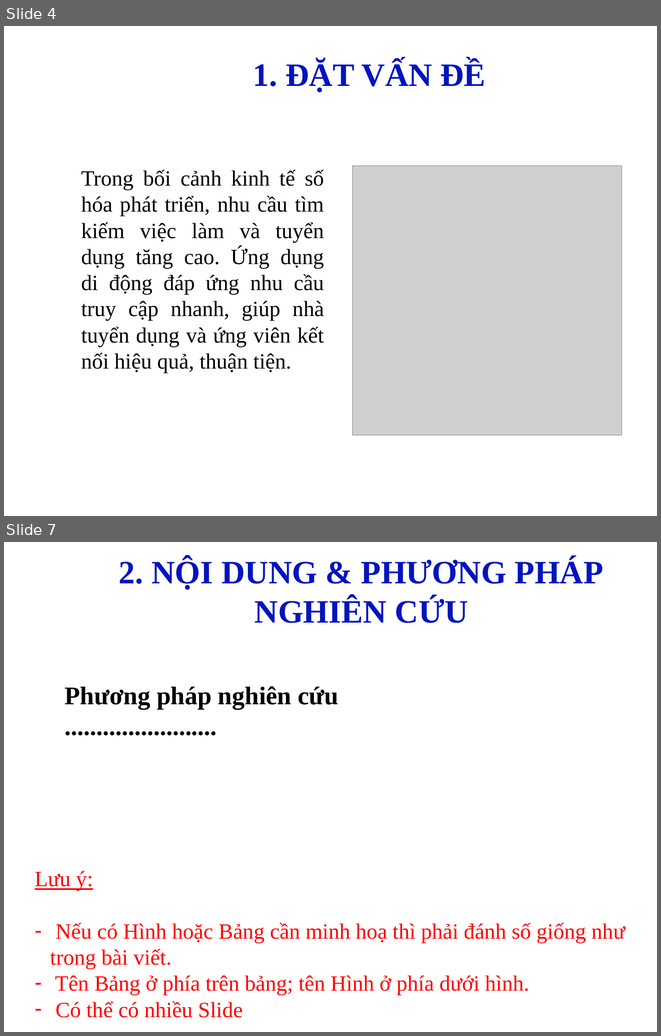
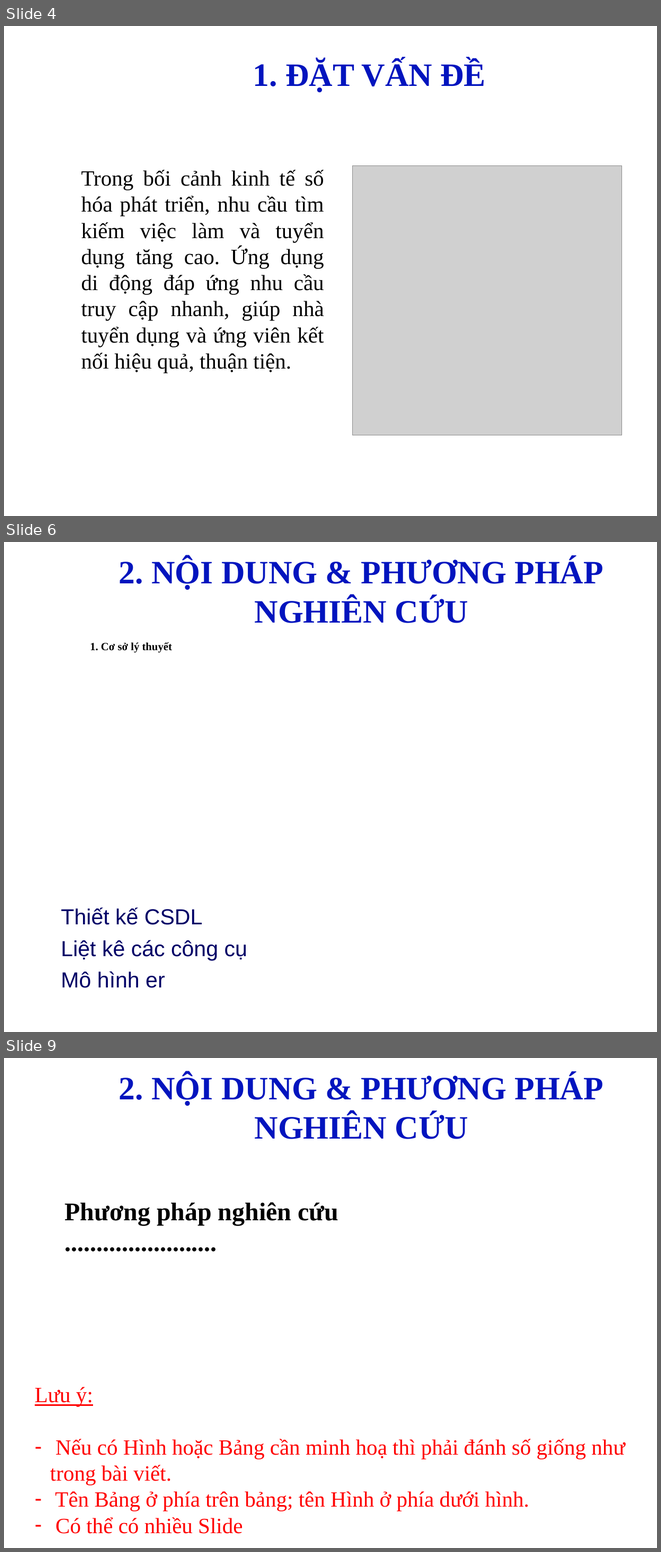
Before and after one commit to LePhuocLoi4850/luan-van, a slide deck: [MAU] Slide bao cao_LVTN.ppt. Shown one above the other, each under a label of ours: slides 4 and 7 before the commit, slides 4, 6 and 9 after it; the slides between them are not shown. The pictures are 661x1036 and 661x1552 pixels, drawn with LibreOffice and Linux fonts; fonts in the diff are those of the drawing; grey boxes stand for pictures; background and template pictures are left out. Boxes give left, top, right and bottom in pixels: in the first picture for what was removed or moved away, otherwise in the second. Text is boxed around its words. In the diff, an @@ line names an element or a change of style, - is before the commit and + after.

```diff
--- a/[MAU] Slide bao cao_LVTN.ppt
+++ b/[MAU] Slide bao cao_LVTN.ppt
@@ slide 6 added at [4, 542, 657, 1032], background picture (left out) @@
@@ text added at [119, 557, 603, 623], 36 pt, text #0214BE, bold @@
+2. NỘI DUNG & PHƯƠNG PHÁP
+NGHIÊN CỨU
@@ text added at [90, 642, 172, 653], 12.1 pt, text #000000, bold @@
+1. Cơ sở lý thuyết
@@ text added at [61, 907, 247, 988], 24 pt, text #000066 @@
+Thiết kế CSDL
+Liệt kê các công cụ
+Mô hình er
@@ what was slide 7 is now slide 9 @@
```
Also in this commit, not shown: 2 slides changed, 1 other slide added, 33 other files.
